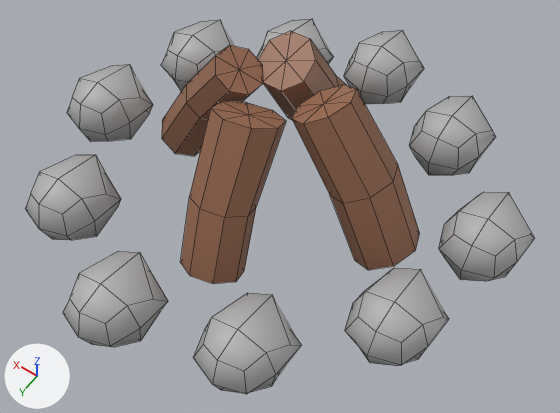
Renders of the FBX model Assets/Meshes/Campfire.fbx from each side of a commit.
The view is the same before and after, from a 50 mm camera at (-0.0178, 0.0247, 0.0383) aimed at (-0.0016, 0.002, 0.0027). Arrows for +X, +Y and +Z are at lower left; the lights stay in place. Mesh edges are drawn as thin lines. Where no turn or scale is listed for an object, it has been applied to the vertices.

Objects in the first picture: 'SingleRock8'.
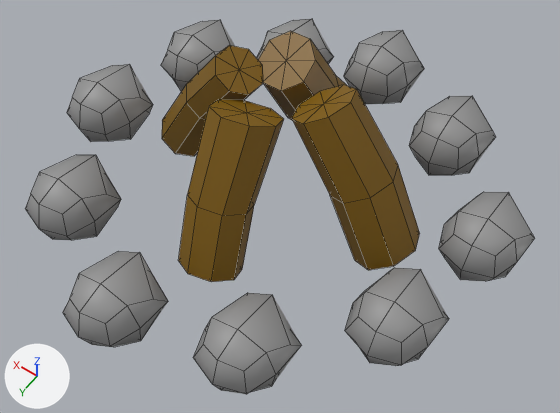
Where the newer file only moved an object's origin or applied its transform, the numbers keep the older frame.

Boxes [x1, y1, x2, y2] around the edits, measured in the pictures (560 x 413 px; the box of a moved part takes in the faces that stretch with it):
```json
{"part": 1, "of": "me_mesh", "change": "moved or reshaped", "before": [180, 101, 286, 284], "after": [178, 99, 284, 282]}
{"part": 2, "of": "me_mesh", "change": "recoloured", "before": [25, 19, 535, 394], "after": [25, 19, 535, 394]}
{"part": 3, "of": "me_mesh", "change": "recoloured", "before": [162, 31, 420, 270], "after": [162, 31, 420, 270]}
```

The change, as JSON lines over the scene's bpy script:
```json
{"op": "add", "block": "img_objecttexture_png", "code": ["img_objecttexture_png = load_image('ObjectTexture.png', '../Textures/ObjectTexture.png', 256, 256, 'sRGB')"]}
{"op": "add", "block": "mat_genericobject", "code": ["mat_genericobject = principled_material('GenericObject')", "mat_genericobject.texture = img_objecttexture_png"]}
{"block": "me_mesh", "where": "me_mesh.from_pydata(...)  # 364 vertices, 368 faces; spans x -0.015..0.015, y -0.0149..0.0149, z -0.0003..0.0106"}
{"block": "me_mesh", "where": "# used by ob_singlerock8; location = (0.00045, -0.00024, -0.00007)"}
{"block": "me_mesh", "change": "me_mesh part 1: the loose piece of 26 vertices spanning x -0.0025..0.0019, y 0.0005..0.0085, z 0.0..0.0101 is moved by (0.0001, 0.0, 0.0001), in mat_genericobject (picture img_objecttexture_png)"}
{"block": "me_mesh", "change": "me_mesh part 2: 240 faces spanning x -0.015..0.015, y -0.0149..0.0149, z -0.0003..0.004 switch from mat_rock (grey #b3b3b3) to mat_genericobject (picture img_objecttexture_png)"}
{"block": "me_mesh", "change": "me_mesh part 3: 96 faces spanning x -0.0099..0.0089, y -0.0087..0.0022, z 0.0..0.0106 switch from mat_wood (brown #996a50) to mat_genericobject (picture img_objecttexture_png)"}
```
